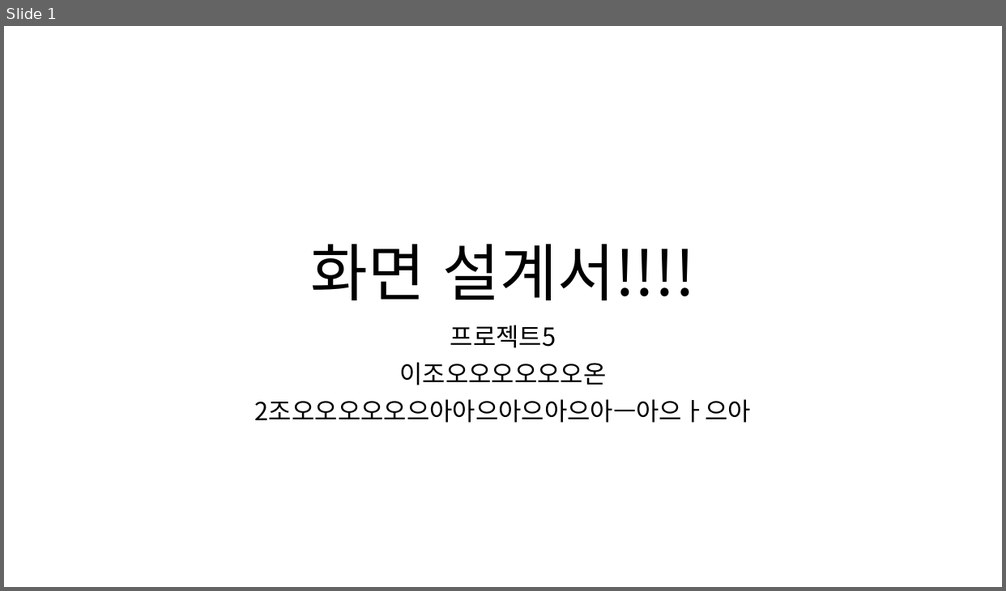
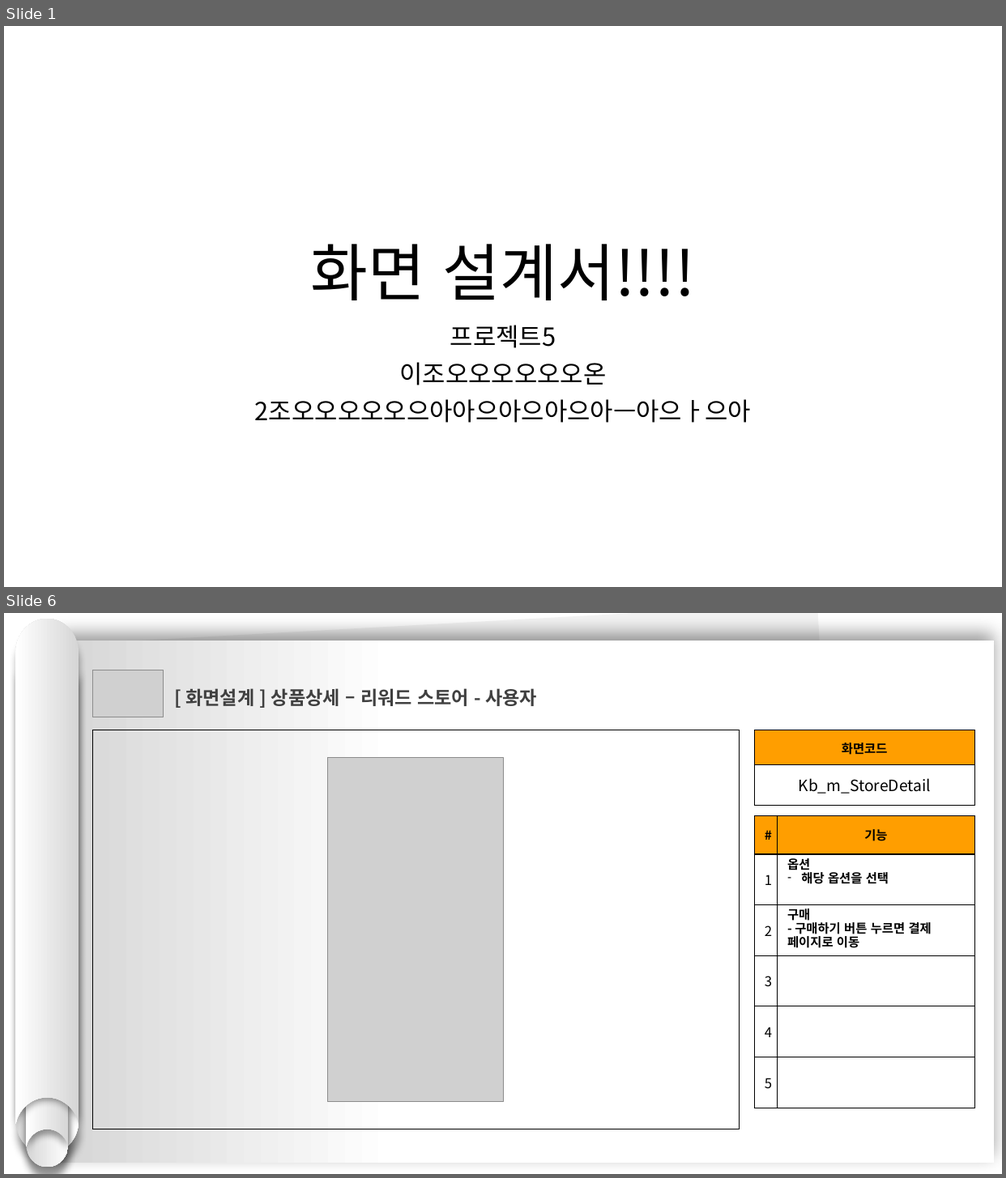
Before and after one commit to hhsw07/ezen-academy-projects, a slide deck: 0 발표용 파워포인트/0522 3차발표/0522 project06 - 파워포인트 - 기범.pptx. Shown one above the other, each under a label of ours: slide 1 before the commit, slides 1 and 6 after it; the slides between them are not shown. The pictures are 1006x591 and 1006x1178 pixels, drawn with LibreOffice and Linux fonts; fonts in the diff are those of the drawing; grey boxes stand for pictures. Boxes give left, top, right and bottom in pixels: in the first picture for what was removed or moved away, otherwise in the second. Text is boxed around its words. In the diff, an @@ line names an element or a change of style, - is before the commit and + after.

```diff
--- a/0 발표용 파워포인트/0522 3차발표/0522 project06 - 파워포인트 - 기범.pptx
+++ b/0 발표용 파워포인트/0522 3차발표/0522 project06 - 파워포인트 - 기범.pptx
@@ slide 6 added at (4, 613, 1002, 1174), background #FFFFFF @@
@@ group added at (16, 619, 79, 1167): 4 freeform shapes @@
@@ rectangle added at (58, 613, 846, 1153), fill #F2F2F2 @@
@@ rectangle added at (58, 640, 995, 1163), fill gradient #FFFFFF to #D7D7D7 @@
@@ picture added at (92, 670, 163, 717) @@
@@ text added at (185, 688, 537, 706), 18 pt, text #404040, bold @@
+[ 화면설계 ] 상품상세 – 리워드 스토어 - 사용자
@@ rectangle added at (92, 730, 739, 1130), outline #000000 0.75 pt @@
@@ table added at (755, 730, 975, 806), 2 rows, 1 columns @@
+화면코드
+Kb_m_StoreDetail
@@ picture added at (328, 757, 503, 1102) @@
@@ table added at (755, 815, 975, 1108), 6 rows, 2 columns @@
+# | 기능
+1 | 옵션 / 해당 옵션을 선택
+2 | 구매 / - 구매하기 버튼 누르면 결제 페이지로 이동
+3 | 
+4 | 
+5 | 
```
Also in this commit, not shown: 5 other slides added, 1 other file.
